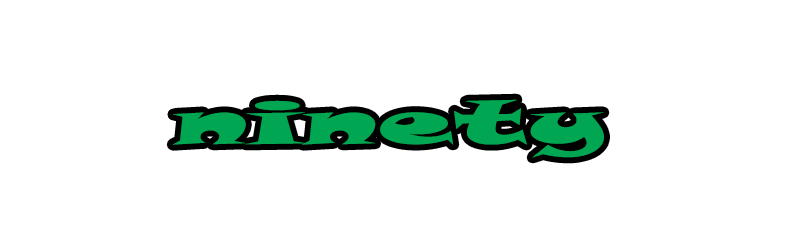
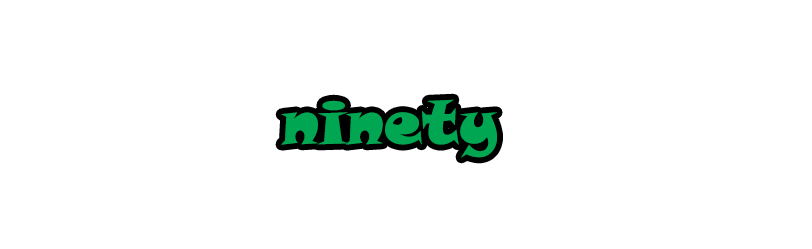
Layers edited between the first and the second w=812, h=249 image:
painted on "ninety" over <box>172,99,604,158</box>
